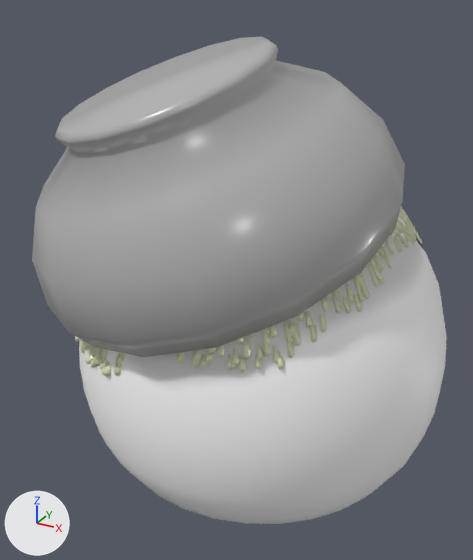
Before and after pictures for a commit that changed the FBX model Assets/Models/Enemies/Fw_Egg00/fw_egg00.fbx.
Both versions are drawn from a 50 mm camera at (0.305, -0.615, 0.551) aimed at (-0.022, -0.019, 0.253). Arrows for +X, +Y and +Z are at lower left; the lights stay in place.

The scene before the commit, as lines of its bpy script (objects in view):
```python
me_body00 = bpy.data.meshes.new('Body00')
me_body00.from_pydata(...)  # 17979 vertices, 17911 faces; spans x -0.21..0.21, y -0.21..0.21, z 0.0..0.389
# faces by material slot: [17259, 626, 8, 18]
me_body00.materials.append(mat_rice00)  # yellow #e2e7c1
me_body00.materials.append(mat_body00)  # picture img_body_png
me_body00.materials.append(mat_mouth00)  # picture img_mouth_png
me_body00.materials.append(mat_eye00)  # picture img_eye_png
me_bowl00 = bpy.data.meshes.new('Bowl00')
me_bowl00.from_pydata(...)  # 256 vertices, 242 faces; spans x -0.23..0.159, y -0.233..0.158, z 0.231..0.511
me_bowl00.materials.append(mat_bowl00)  # grey #b3b3b3
ob_body00 = bpy.data.objects.new('Body00', me_body00)
ob_body00.location = (0.0, 0.0, 0.0)
ob_bowl00 = bpy.data.objects.new('Bowl00', me_bowl00)
ob_bowl00.location = (0.0, 0.0, 0.0)
```
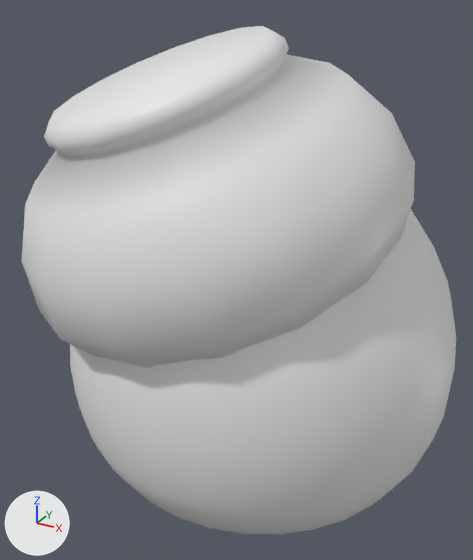
Where the change shows, as pixel boxes (x1, y1, x2, y2) in the pictures (473 x 560 px):
'Bowl00', reshaped (7% taller): before (32, 37, 405, 357); after (22, 26, 415, 368)
'Body00', reshaped: before (75, 206, 447, 524); after (70, 210, 456, 534)
part 1 of me_bowl00, added: after (22, 26, 415, 368)
part 2 of me_body00, added: after (70, 210, 456, 534)
part 3 of me_body00, deleted (yellow): before (75, 206, 422, 377)

The edits, one by one:
Material 'Outline' (mat_outline) is new.
Its base color is (0.8, 0.8, 0.8) (white #e7e7e7).
me_body00 is used by ob_body00; location (0.0, 0.0, 0.0).
me_body00 had 17979 vertices, 17911 faces and spanned x -0.21..0.21, y -0.21..0.21, z 0.0..0.389.
me_body00 no longer uses material mat_rice00 (yellow #e2e7c1).
me_body00 now has 1440 vertices, 1304 faces and spans x -0.22..0.22, y -0.22..0.22, z -0.01..0.395.
me_body00 part 2: a new loose piece of 720 vertices spanning x -0.22..0.22, y -0.22..0.22, z -0.01..0.395, in mat_outline (white #e7e7e7).
me_body00 part 3: 1567 loose pieces with 17237 vertices, spanning x -0.21..0.162, y -0.201..0.155, z 0.203..0.389, are deleted.
me_body00 part 4: the surface is now shaded flat.
me_body00 now uses material mat_outline (white #e7e7e7).
me_bowl00 is used by ob_bowl00; location (0.0, 0.0, 0.0).
me_bowl00 had 256 vertices, 242 faces and spanned x -0.23..0.159, y -0.233..0.158, z 0.231..0.511.
me_bowl00 now has 512 vertices, 484 faces and spans x -0.24..0.169, y -0.242..0.168, z 0.221..0.521.
me_bowl00 part 1: a new loose piece of 256 vertices spanning x -0.24..0.169, y -0.242..0.168, z 0.221..0.521, in mat_outline (white #e7e7e7).
me_bowl00 now uses material mat_outline (white #e7e7e7).
